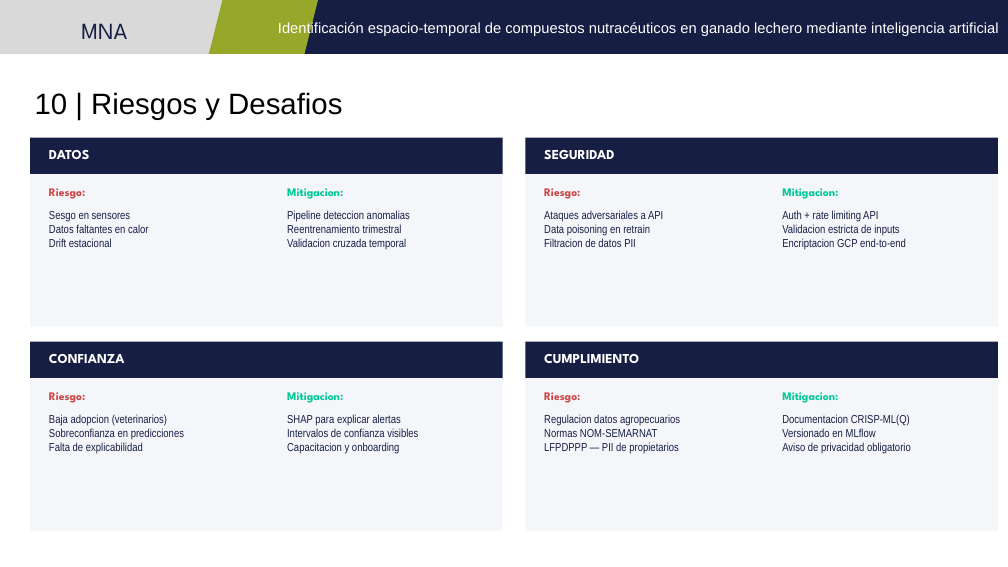
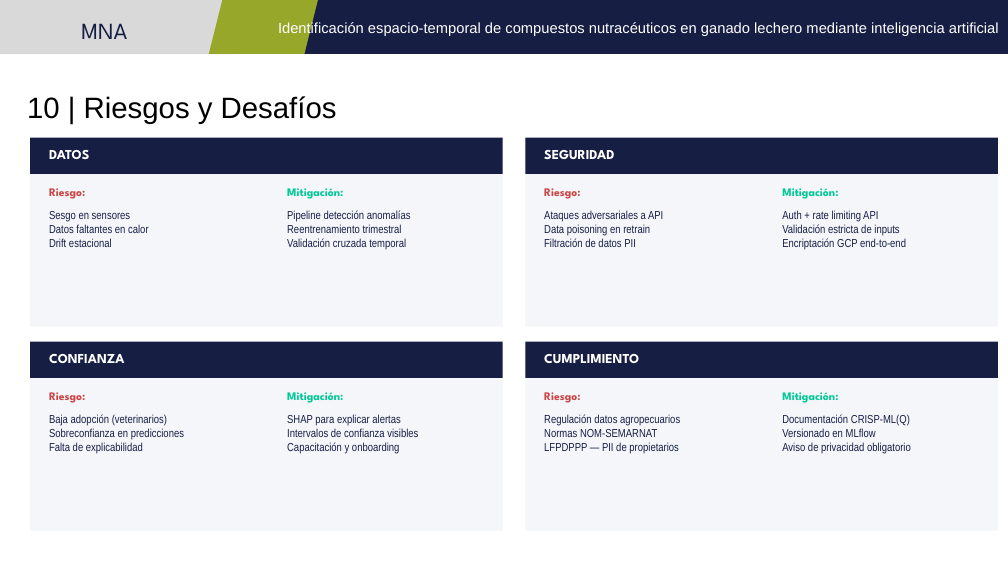
Before and after one commit to jperezg86/ml-nutraceuticos-ganado-lechero, a slide deck: slide 14 of docs/Presentacion_E6_v3_FINAL_Equipo48.pptx. Drawn at 1008x567 pixels with LibreOffice and Linux fonts; fonts in the diff are those of the drawing. Boxes give left, top, right and bottom in pixels: in the first picture for what was removed or moved away, otherwise in the second. Text is boxed around its words. In the diff, an @@ line names an element or a change of style, - is before the commit and + after.

```diff
--- a/docs/Presentacion_E6_v3_FINAL_Equipo48.pptx
+++ b/docs/Presentacion_E6_v3_FINAL_Equipo48.pptx
@@ title at (27,96,337,124): text changed @@
-10 | Riesgos y Desafios
+10 | Riesgos y Desafíos
@@ text at (287,188,343,199): text changed @@
-Mitigacion:
+Mitigación:
@@ text at (782,188,838,199): text changed @@
-Mitigacion:
+Mitigación:
@@ text at (287,210,411,222): text changed @@
-Pipeline deteccion anomalias
+Pipeline detección anomalías
@@ text at (287,238,406,249): text changed @@
-Validacion cruzada temporal
+Validación cruzada temporal
@@ text at (544,238,636,247): text changed @@
-Filtracion de datos PII
+Filtración de datos PII
@@ text at (782,224,906,249): text changed @@
-Validacion estricta de inputs
-Encriptacion GCP end-to-end
+Validación estricta de inputs
+Encriptación GCP end-to-end
@@ text at (49,414,167,426): text changed @@
-Baja adopcion (veterinarios)
+Baja adopción (veterinarios)
@@ text at (287,392,343,403): text changed @@
-Mitigacion:
+Mitigación:
@@ text at (544,414,680,426): text changed @@
-Regulacion datos agropecuarios
+Regulación datos agropecuarios
@@ text at (782,414,910,426): text changed @@
-Documentacion CRISP-ML(Q)
+Documentación CRISP-ML(Q)
@@ text at (782,392,838,403): text changed @@
-Mitigacion:
+Mitigación:
```
Also in this commit, not shown: 16 other slides changed.
